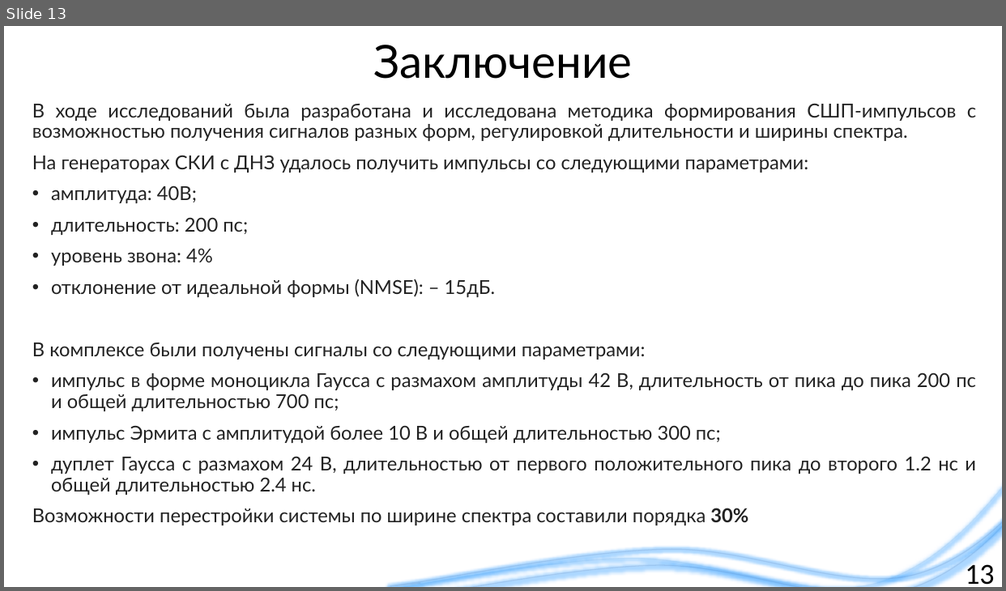
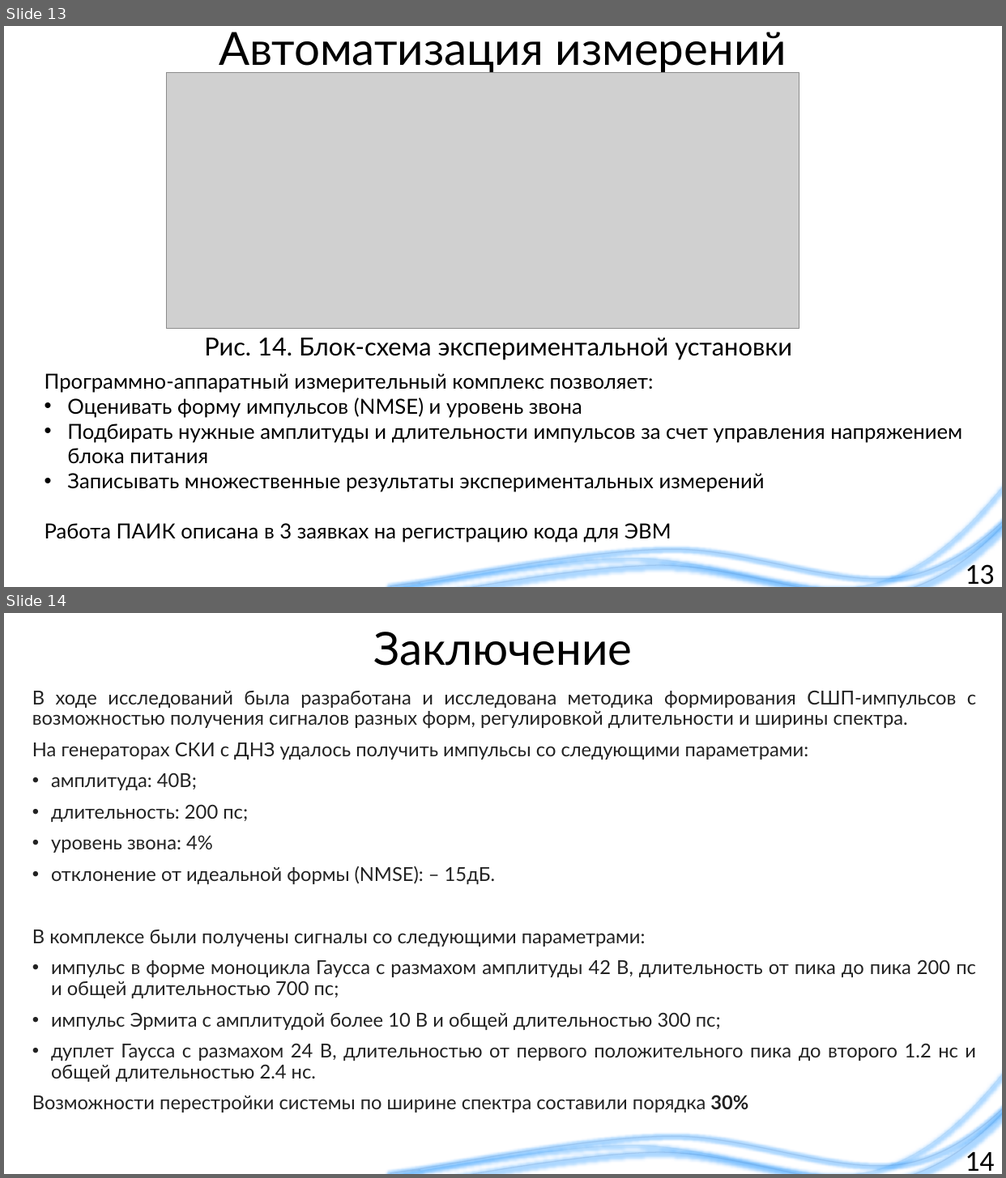
Before and after one commit to liveinscarlet/Study, a slide deck: Диссертация и предзащита/Презентация для предзащиты.pptx. Shown one above the other, each under a label of ours: slide 13 before the commit, slides 13 and 14 after it. The pictures are 1006x591 and 1006x1178 pixels, drawn with LibreOffice and Linux fonts; fonts in the diff are those of the drawing; grey boxes stand for pictures; background and template pictures are left out. Boxes give left, top, right and bottom in pixels: in the first picture for what was removed or moved away, otherwise in the second. Text is boxed around its words. In the diff, an @@ line names an element or a change of style, - is before the commit and + after.

```diff
--- a/Диссертация и предзащита/Презентация для предзащиты.pptx
+++ b/Диссертация и предзащита/Презентация для предзащиты.pptx
@@ slide 13 added at [4,26,1002,587], background #FFFFFF; not listed: 3 template elements that a slide beside it also shows @@
@@ title added at [219,32,786,73], 44 pt, text #000000 @@
+Автоматизация измерений
@@ picture added at [167,73,799,329] @@
@@ text added at [204,338,792,361], 24 pt, text #000000 @@
+Рис. 14. Блок-схема экспериментальной установки
@@ text added at [44,373,962,543], 20 pt, text #000000 @@
+Программно-аппаратный измерительный комплекс позволяет:
+• Оценивать форму импульсов (NMSE) и уровень звона
+• Подбирать нужные амплитуды и длительности импульсов за счет управления напряжением блока питания
+• Записывать множественные результаты экспериментальных измерений
+Работа ПАИК описана в 3 заявках на регистрацию кода для ЭВМ
@@ page number added at [965,560,994,585], 28 pt, text #000000 @@
+13
@@ what was slide 13 is now slide 14 @@
@@ page number at [965,1147,994,1171]: text changed @@
-13
+14
```
Also in this commit, not shown: 1 other file.
